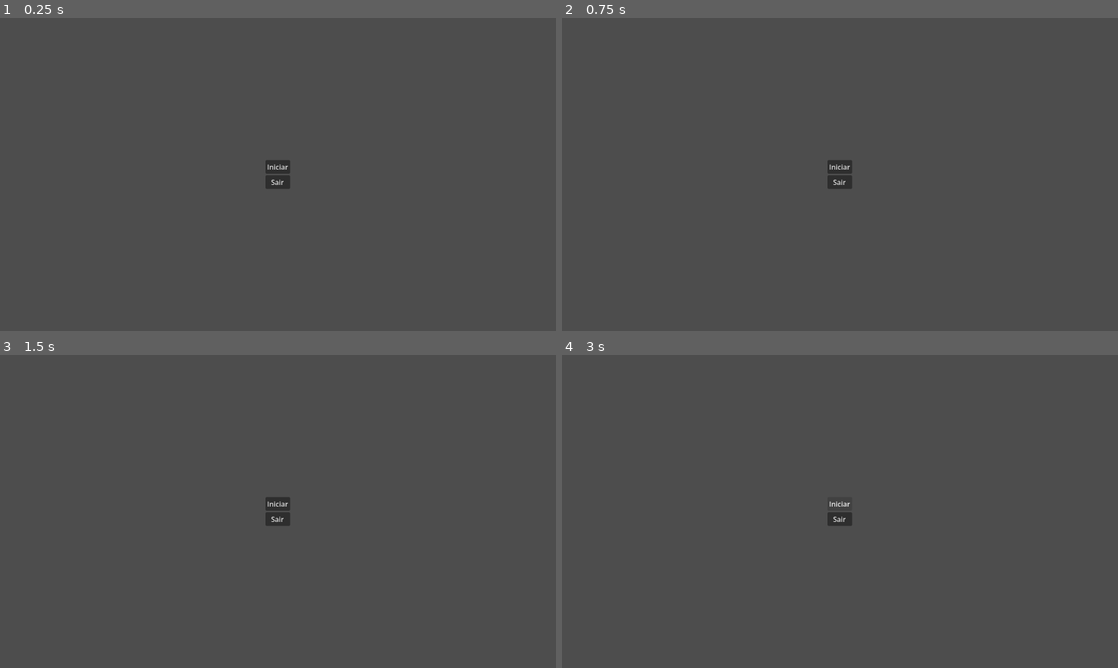
Above: before the commit, frames 1-4 (two rows, left to right).
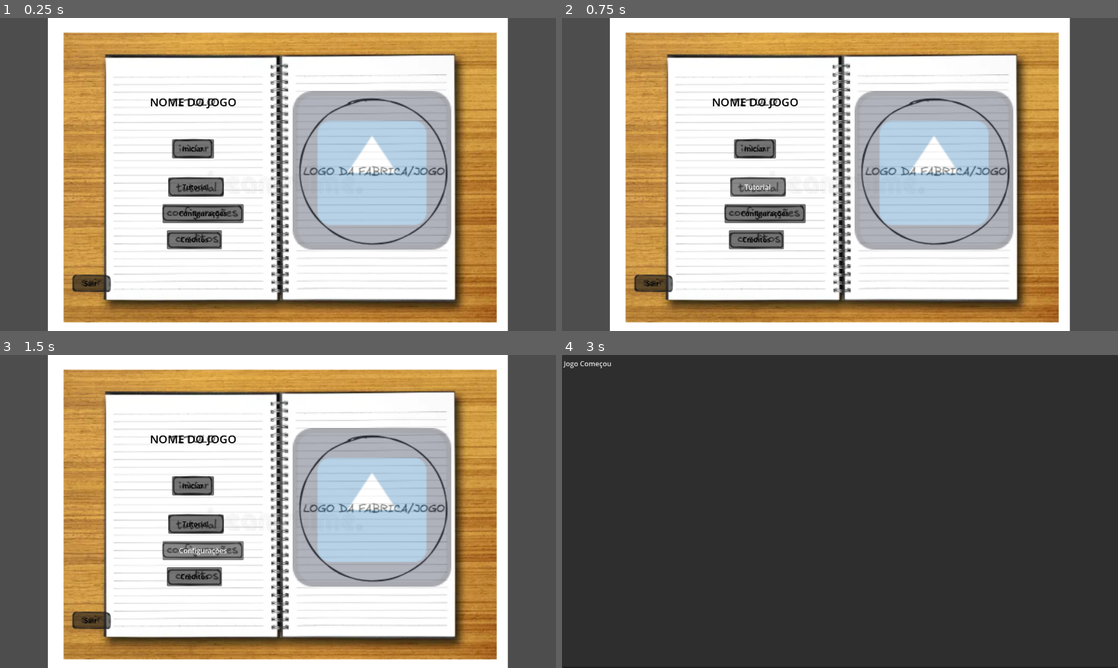
Above: after the commit, the same moments.

Repository: Masoax/felpojam-1
Game: Godot game, scene res://menu_principal.tscn
Same seed, same stepped clock (60 frames per second), same inputs: the game is played once before the commit and once after it. Before the commit the project has no main scene; this scene is started directly in both runs. The engine's default icon, where the game draws it, is replaced by a stand-in: a white triangle on a blue panel in a dark square.
Inputs (mouse positions are in pixels of both pictures, inside the frame that each line leads up to):
- Up to frame 1 (0.25 s): no input
- Up to frame 2 (0.75 s): click (756, 187) at 0.5 s, where only the run after the commit has a clickable "Tutorial"
- Up to frame 3 (1.5 s): click (205, 549) at 1.25 s, where only the run after the commit has a clickable "Configurações"
- Up to frame 4 (3 s): click (756, 577) at 2 s, where only the run after the commit has a clickable "Créditos"; click "Iniciar" at 2.75 s

The runs differ from the first frame. In frame 1, 81% of the frame differs, in the area x 8-92%, y 0-100%; in frame 2, 81%; in frame 3, 81%; in frame 4, 100%, in the area x 0-100%, y 0-100%.

Commit message:
Botão Iniciar e Sair funcionando
Ainda falta o resto...

Diff:
--- /dev/null
+++ b/cena_gameplay_test.tscn
@@ -0,0 +1,18 @@
+[gd_scene format=3 uid="uid://x76nv0ufogte"]
+
+[node name="cena_gameplay_test" type="Control" unique_id=926034747]
+layout_mode = 3
+anchors_preset = 15
+anchor_right = 1.0
+anchor_bottom = 1.0
+grow_horizontal = 2
+grow_vertical = 2
+
+[node name="TextEdit" type="TextEdit" parent="." unique_id=1610337294]
+layout_mode = 1
+anchors_preset = 15
+anchor_right = 1.0
+anchor_bottom = 1.0
+grow_horizontal = 2
+grow_vertical = 2
+text = "Jogo Começou"
--- a/level.tscn
+++ /dev/null
@@ -1,34 +0,0 @@
-[gd_scene format=3 uid="uid://x76nv0ufogte"]
-
-[sub_resource type="GDScript" id="GDScript_5xgho"]
-script/source = "extends Node2D
-
-# + Adição
-# - Subtração
-# * Multiplicação
-# / Divisão
-# int armazena numeros inteiros, ex: 1, 2, 3, 4 ...
-# float armazena valores com ponto decimal, ex: 3.4, 5.8, 2.1 ...
-# bool armazena valores verdadeiro ou falso, ex: true e false
-# string armazena valores de text, ex: nome, aldeia, clã
-
-# vector2 armazena valores relacionados a vetores x e y, ex: posição
-# var vida = 100 (é multavel) também é usado aqui diferente como uma declaração simples ou tipagem dinamica
-# var vida : int = 50 (é estatica) Declaração com tipo ou tipagem estatica
-# var vida := 30 (é estatica) Declaração e atribuição de forma simultanea
-
-# Essa função é o equivalente do Create do Gamemaker
-func _ready() -> void:
-	print(2000 - 1250)
-	print(400 * 30)
-	print(356 / 12)
-	pass # Pode apagar quando colocar algo dentro da função
-
-
-# Essa função é o equivalente do Step do Gamemaker
-func _process(delta: float) -> void:
-	pass
-"
-
-[node name="Level" type="Node2D" unique_id=1141819609]
-script = SubResource("GDScript_5xgho")
--- /dev/null
+++ b/menu_principal.gd
@@ -0,0 +1,12 @@
+extends Control
+
+# Para trocar de cena use o inspetor
+@export var cena_gameplay: PackedScene
+
+func _on_btn_iniciar_pressed():
+	# Abre a cena da gameplay
+	get_tree().change_scene_to_packed(cena_gameplay)
+
+func _on_btn_sair_pressed():
+	# Fecha o jogo
+	get_tree().quit()
--- a/menu_principal.tscn
+++ b/menu_principal.tscn
@@ -1,4 +1,9 @@
 [gd_scene format=3 uid="uid://bwj8f75xtgpbn"]
+
+[ext_resource type="Script" uid="uid://cf4lan6bwa4wa" path="res://menu_principal.gd" id="1_bj1uy"]
+[ext_resource type="PackedScene" uid="uid://x76nv0ufogte" path="res://cena_gameplay_test.tscn" id="2_gmcsc"]
+[ext_resource type="Texture2D" uid="uid://bfo68d5wb3mce" path="res://Sprites/Caderno_placeholder.webp" id="3_ul6ys"]
+[ext_resource type="Texture2D" uid="uid://beokmsopk4eaf" path="res://icon.svg" id="4_ns3he"]
 
 [node name="MenuPrincipal" type="Control" unique_id=1363727023]
 layout_mode = 3
@@ -7,22 +12,121 @@
 anchor_bottom = 1.0
 grow_horizontal = 2
 grow_vertical = 2
+script = ExtResource("1_bj1uy")
+cena_gameplay = ExtResource("2_gmcsc")
 
-[node name="CenterContainer" type="CenterContainer" parent="." unique_id=951998910]
+[node name="TextureRect" type="TextureRect" parent="." unique_id=654902916]
 layout_mode = 1
 anchors_preset = 15
 anchor_right = 1.0
 anchor_bottom = 1.0
 grow_horizontal = 2
 grow_vertical = 2
+texture = ExtResource("3_ul6ys")
+stretch_mode = 5
 
-[node name="VBoxContainer" type="VBoxContainer" parent="CenterContainer" unique_id=238548951]
+[node name="MarginContainer" type="MarginContainer" parent="TextureRect" unique_id=587440980]
+layout_mode = 1
+anchors_preset = 15
+anchor_right = 1.0
+anchor_bottom = 1.0
+grow_horizontal = 2
+grow_vertical = 2
+theme_override_constants/margin_left = 260
+theme_override_constants/margin_top = 100
+theme_override_constants/margin_right = 240
+theme_override_constants/margin_bottom = 80
+
+[node name="HBoxContainer" type="HBoxContainer" parent="TextureRect/MarginContainer" unique_id=21302802]
 layout_mode = 2
 
-[node name="BtnIniciar" type="Button" parent="CenterContainer/VBoxContainer" unique_id=1232188284]
+[node name="PgnEsquerda" type="Control" parent="TextureRect/MarginContainer/HBoxContainer" unique_id=819394880]
 layout_mode = 2
+size_flags_horizontal = 3
+
+[node name="PgnDireita" type="Control" parent="TextureRect/MarginContainer/HBoxContainer" unique_id=267656728]
+layout_mode = 2
+size_flags_horizontal = 3
+
+[node name="BtnIniciar" type="Button" parent="TextureRect" unique_id=1232188284]
+layout_mode = 1
+anchors_preset = -1
+anchor_left = 0.309375
+anchor_top = 0.3875
+anchor_right = 0.38515624
+anchor_bottom = 0.4486111
+theme_override_colors/font_color = Color(0, 0, 0, 1)
 text = "Iniciar"
+metadata/_edit_use_anchors_ = true
 
-[node name="BtnSair" type="Button" parent="CenterContainer/VBoxContainer" unique_id=1959171468]
-layout_mode = 2
+[node name="BtnTutorial" type="Button" parent="TextureRect" unique_id=81930302]
+layout_mode = 1
+anchors_preset = -1
+anchor_left = 0.30234376
+anchor_top = 0.50972223
+anchor_right = 0.40234375
+anchor_bottom = 0.5708333
+theme_override_colors/font_color = Color(0, 0, 0, 1)
+text = "Tutorial"
+metadata/_edit_use_anchors_ = true
+
+[node name="BtnConfiguracoes" type="Button" parent="TextureRect" unique_id=179059515]
+layout_mode = 1
+anchors_preset = -1
+anchor_left = 0.2921875
+anchor_top = 0.59444445
+anchor_right = 0.43828124
+anchor_bottom = 0.65555555
+theme_override_colors/font_color = Color(0, 0, 0, 1)
+text = "Configurações"
+metadata/_edit_use_anchors_ = true
+
+[node name="BtnCreditos" type="Button" parent="TextureRect" unique_id=705765288]
+layout_mode = 1
+anchors_preset = -1
+anchor_left = 0.3
+anchor_top = 0.67777777
+anchor_right = 0.39921874
+anchor_bottom = 0.73888886
+theme_override_colors/font_color = Color(0, 0, 0, 1)
+text = "Créditos
+"
+metadata/_edit_use_anchors_ = true
+
+[node name="BtnSair" type="Button" parent="TextureRect" unique_id=1959171468]
+layout_mode = 1
+anchors_preset = -1
+anchor_left = 0.13125
+anchor_top = 0.825
+anchor_right = 0.19609375
+anchor_bottom = 0.87083334
+grow_vertical = 0
+theme_override_colors/font_color = Color(0, 0, 0, 1)
 text = "Sair"
+metadata/_edit_use_anchors_ = true
+
+[node name="TextureRect" type="TextureRect" parent="TextureRect" unique_id=840569768]
+modulate = Color(1, 1, 1, 0.39215687)
+layout_mode = 1
+anchors_preset = -1
+anchor_left = 0.5265625
+anchor_top = 0.23333333
+anchor_right = 0.81171876
+anchor_bottom = 0.74027777
+texture = ExtResource("4_ns3he")
+metadata/_edit_use_anchors_ = true
+
+[node name="Label" type="Label" parent="TextureRect" unique_id=193045302]
+layout_mode = 1
+anchors_preset = -1
+anchor_left = 0.26953125
+anchor_top = 0.24305555
+anchor_right = 0.425
+anchor_bottom = 0.29305556
+theme_override_colors/font_color = Color(0, 0, 0, 1)
+theme_override_font_sizes/font_size = 26
+text = "NOME DO JOGO"
+metadata/_edit_use_anchors_ = true
+
+[connection signal="pressed" from="TextureRect/BtnIniciar" to="." method="_on_btn_iniciar_pressed"]
+[connection signal="pressed" from="TextureRect/BtnSair" to="." method="_on_btn_sair_pressed"]
--- a/project.godot
+++ b/project.godot
@@ -11,6 +11,7 @@
 [application]
 
 config/name="Felpojam"
+run/main_scene="uid://bwj8f75xtgpbn"
 config/features=PackedStringArray("4.6", "Forward Plus")
 config/icon="res://icon.svg"
 
Binary file added: Sprites/Caderno_placeholder.webp
Not shown, added: Sprites/Caderno_placeholder.webp.import
Not shown, added: menu_principal.gd.uid
